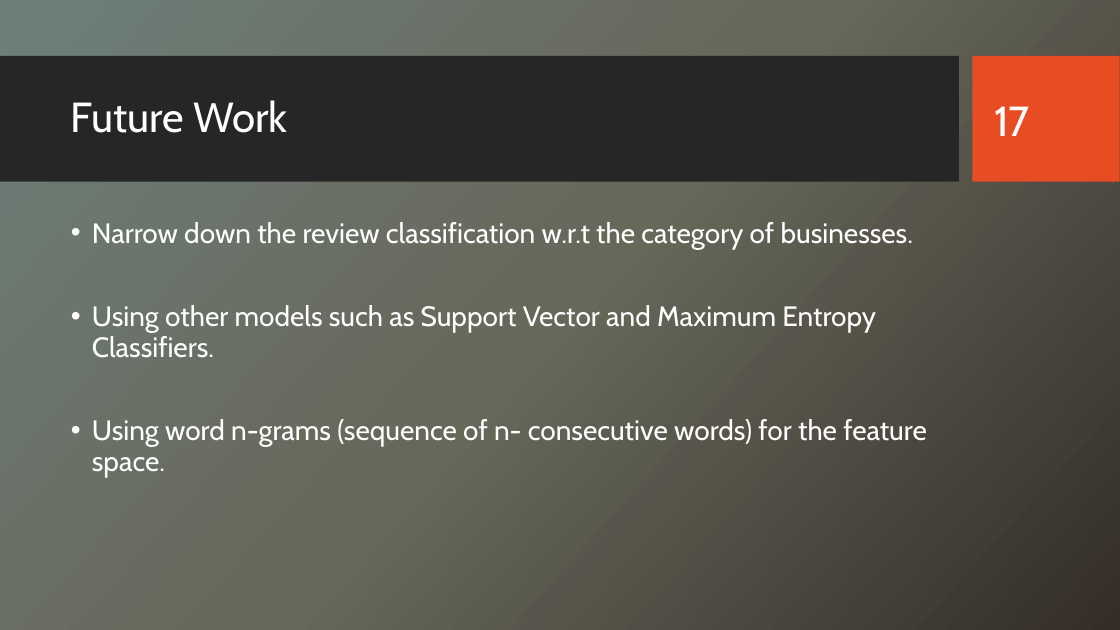
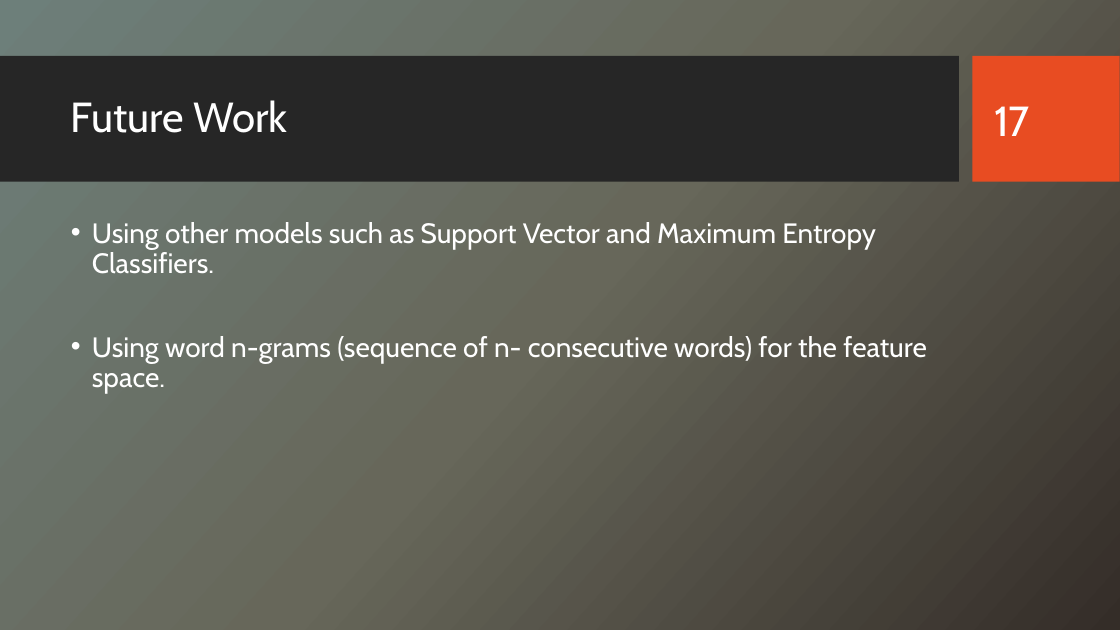
Before and after one commit to CS223-YelpReview/Yelp-NLP, a slide deck: slide 17 of Yelp Reviews – A Study.pptx. Drawn at 1120x630 pixels with LibreOffice and Linux fonts; fonts in the diff are those of the drawing; background and template pictures are left out. Boxes give left, top, right and bottom in pixels: in the first picture for what was removed or moved away, otherwise in the second. Text is boxed around its words. In the diff, an @@ line names an element or a change of style, - is before the commit and + after.

```diff
--- a/Yelp Reviews – A Study.pptx
+++ b/Yelp Reviews – A Study.pptx
@@ text at box(92, 222, 913, 249): paragraph removed @@
-• Narrow down the review classification w.r.t the category of businesses.
```
Also in this commit, not shown: 4 other slides changed.
